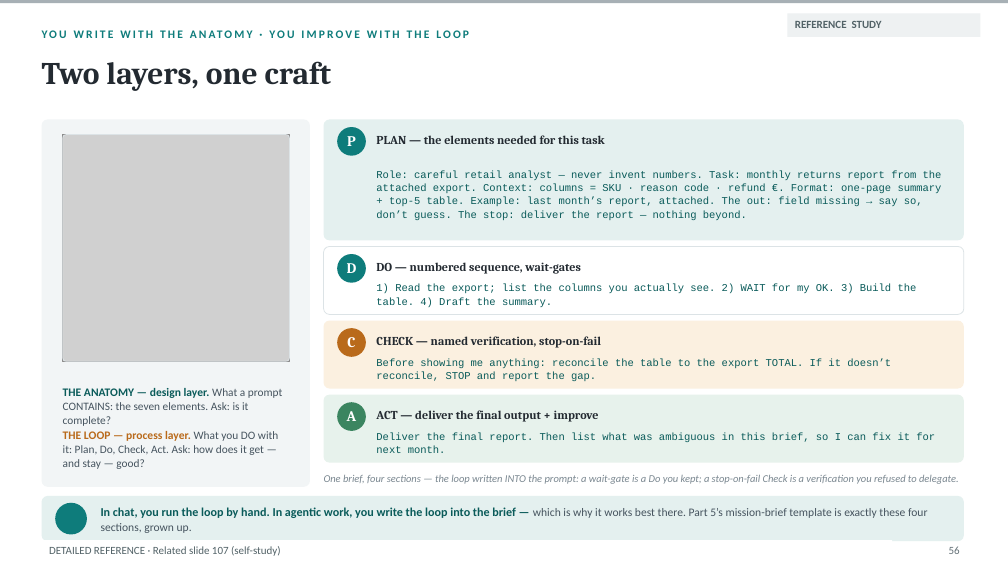
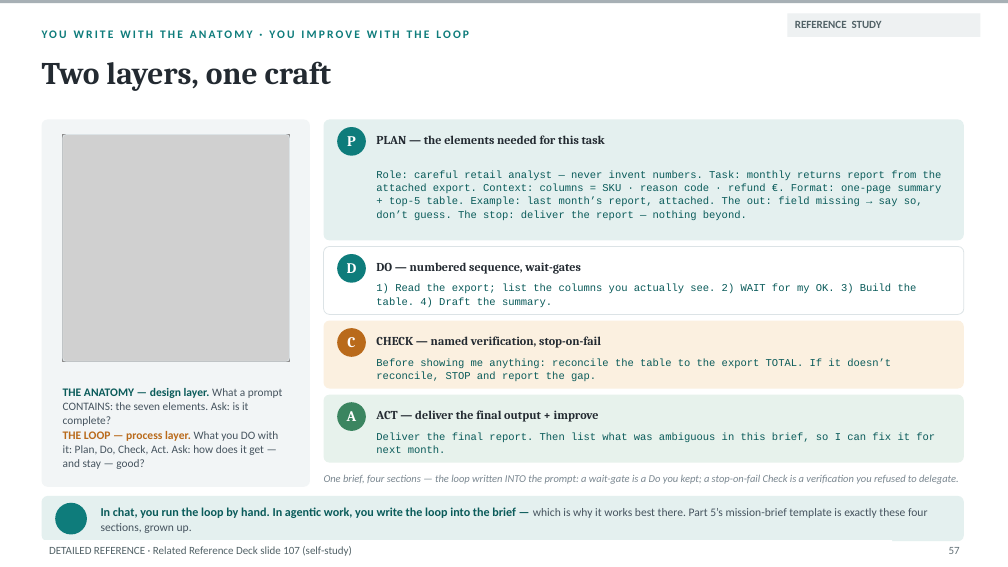
Before and after one commit to naviero1/Claude-Works, a slide deck: slide 57 of ai-training-prompt-engineering/deliverables/First package/From_Prompts_to_Agents_Facilitated_Final_0918.pptx. Drawn at 1008x567 pixels with LibreOffice and Linux fonts; fonts in the diff are those of the drawing; grey boxes stand for pictures; background and template pictures are left out. Boxes give left, top, right and bottom in pixels: in the first picture for what was removed or moved away, otherwise in the second. Text is boxed around its words. In the diff, an @@ line names an element or a change of style, - is before the commit and + after.

```diff
--- a/ai-training-prompt-engineering/deliverables/First package/From_Prompts_to_Agents_Facilitated_Final_0918.pptx
+++ b/ai-training-prompt-engineering/deliverables/First package/From_Prompts_to_Agents_Facilitated_Final_0918.pptx
@@ text in rectangle at (x1=49, y1=546, x2=352, y2=556): text changed @@
-DETAILED REFERENCE · Related slide 107 (self-study)
+DETAILED REFERENCE · Related Reference Deck slide 107 (self-study)
@@ text at (x1=949, y1=547, x2=960, y2=554): text changed @@
-56
+57
```
Also in this commit, not shown: 41 other slides changed, 19 other files.
